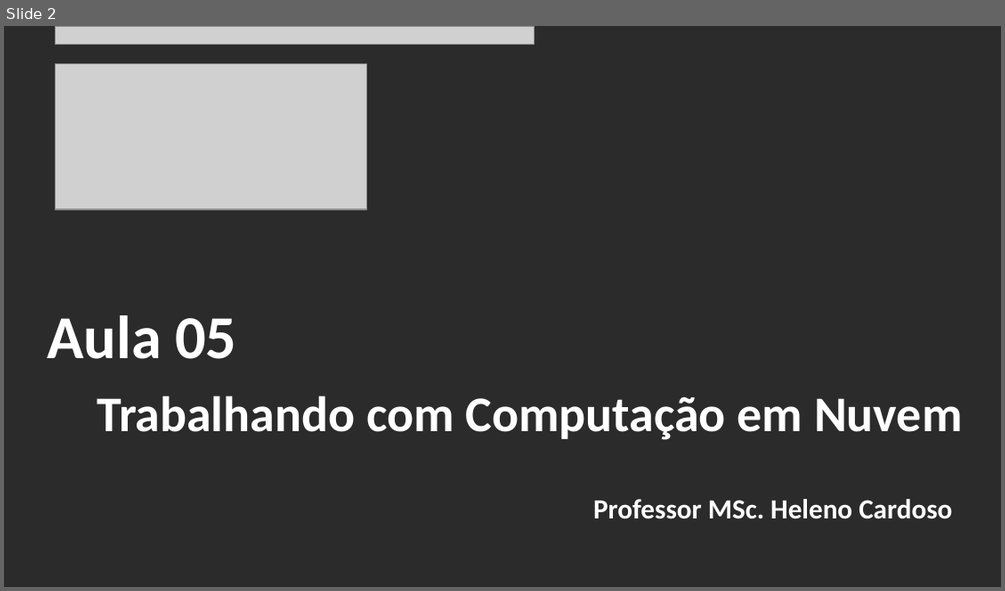
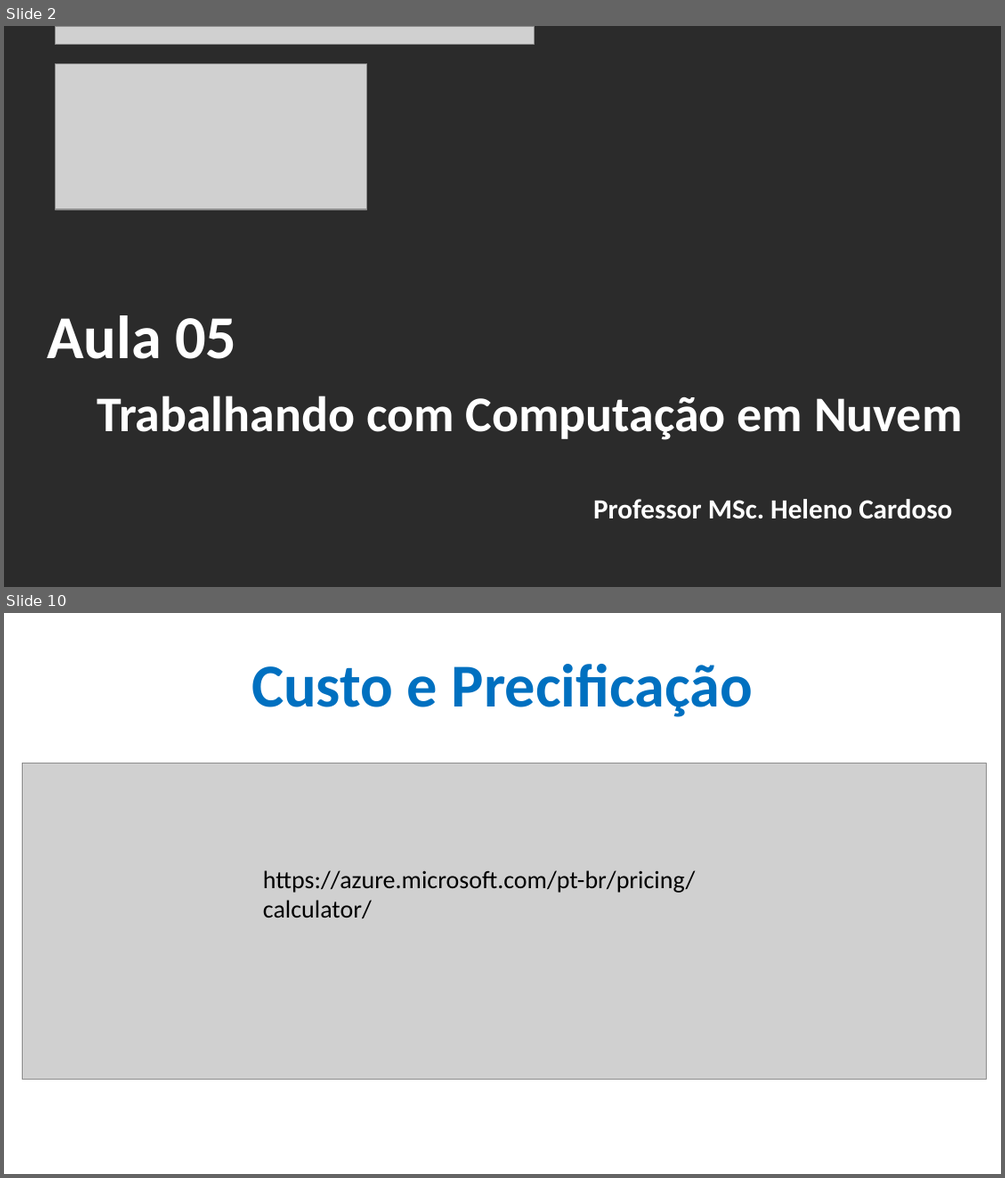
Before and after one commit to CloudEducationBrazil/WydenComputacaoNuvemWebServicesLinux, a slide deck: 01 Classes/Aula 05 - Computação em Nuvem e Web Services em Linux Bilhetagem.pptx. Shown one above the other, each under a label of ours: slide 2 before the commit, slides 2 and 10 after it; the slides between them are not shown. The pictures are 1005x591 and 1005x1178 pixels, drawn with LibreOffice and Linux fonts; fonts in the diff are those of the drawing; grey boxes stand for pictures; background and template pictures are left out; a plain dark background stands for a picture behind light text. Boxes give left, top, right and bottom in pixels: in the first picture for what was removed or moved away, otherwise in the second. Text is boxed around its words. In the diff, an @@ line names an element or a change of style, - is before the commit and + after.

```diff
--- a/01 Classes/Aula 05 - Computação em Nuvem e Web Services em Linux Bilhetagem.pptx
+++ b/01 Classes/Aula 05 - Computação em Nuvem e Web Services em Linux Bilhetagem.pptx
@@ slide 10 added at (4, 613, 1001, 1174), background picture (left out) @@
@@ title added at (251, 664, 752, 717), 44 pt, text #0070C0, bold @@
+Custo e Precificação
@@ picture added at (22, 763, 986, 1079) @@
@@ text added at (263, 870, 696, 918), 18 pt, text #000000 @@
+https://azure.microsoft.com/pt-br/pricing/calculator/
```
Also in this commit, not shown: 7 slides changed, 13 other slides added, 3 other files.
